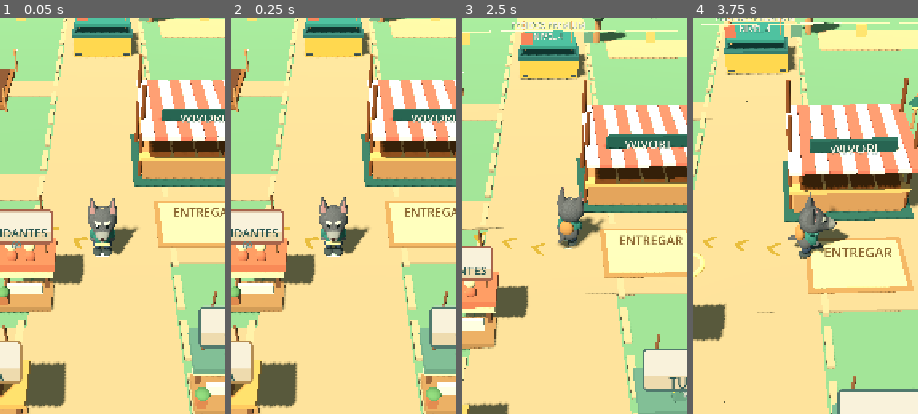
Above: before the commit, frames 1-4 (left to right).
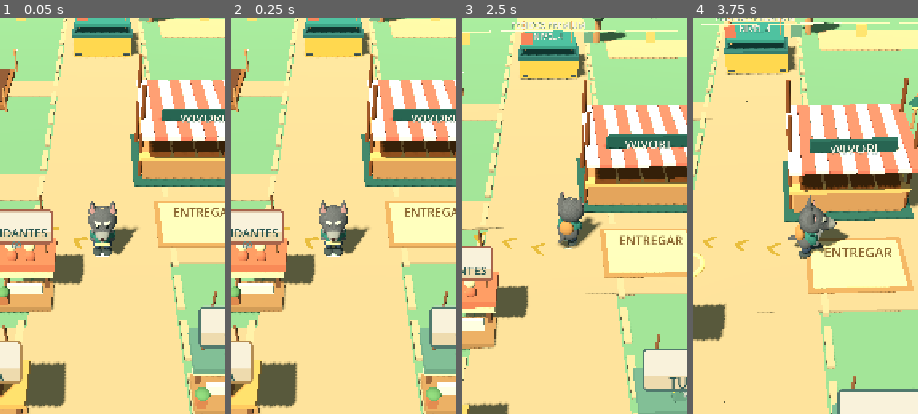
Above: after the commit, the same moments.

Repository: alejandropemamartinez-crypto/WivoriTrails
Game: Godot game, scene res://Main.tscn
Same seed, same stepped clock (60 frames per second), same inputs: the game is played once before the commit and once after it.
Inputs (mouse positions are % of the whole screen's width and height, from its top left):
- Up to frame 1 (0.05 s): no input
- Up to frame 2 (0.25 s): no input
- Up to frame 3 (2.5 s): click "SEÑALAR" at 0.5 s; click "VISTA" at 1.25 s; tap Enter at 2 s; drag from (17, 89) to (60, 27) at 2.02 s
- Up to frame 4 (3.75 s): drag from (30, 55) to (45, 70) at 2.77 s; move the mouse to (60, 27) at 3.52 s; hold D from 3.53 s (still down)
The pictures show only the part of the screen within x 27-77%, y 22-72%; the shares and areas given below are measured in that part.

The runs differ from the first frame. In frame 1, 0.2% of the frame differs, in the area x 39-59%, y 45-57%; in frame 2, 0.2%; in frame 3, 0.2%, in the area x 42-64%, y 42-55%; in frame 4, 0.2%.

Commit message:
Correct Scottie breed silhouette with shorter ears and physically layered sculpted beard tufts

Diff:
--- a/scripts/actor.gd
+++ b/scripts/actor.gd
@@ -81,9 +81,23 @@
 		# True Scottish Terrier: pointed upright triangular ears, not drooping puppy ears.
 		for x in [-.36,.36]:
 			var ear:=_pivot(Vector3(x,.35,-.065),head_root); ears.append(ear)
-			var tip:=_solid(ear,"cone",skin.darkened(.08),Vector3(0,.28,0),Vector3(.43,.80,.34))
-			tip.rotation.z=.09 if x<0 else -.09
-			_solid(ear,"cone",Color("#b78d91"),Vector3(0,.27,.16),Vector3(.23,.54,.048))
+			var tip:=_solid(ear,"cone",skin.darkened(.08),Vector3(0,.20,0),Vector3(.37,.58,.32))
+			tip.rotation.z=.07 if x<0 else -.07
+			_solid(ear,"cone",Color("#b78d91"),Vector3(0,.20,.145),Vector3(.20,.39,.041))
+		# A Scottie's most important identifying feature is its continuous
+		# shaggy chin and cheek beard, not a wide plain wolf muzzle.
+		for i in range(7):
+			var x: float=(float(i)-3.0)*.115
+			var middle: float=1.0-absf(x)/.55
+			var tuft:=_solid(head_root,"cone",skin.lightened(.23),
+				Vector3(x,-.402,.285),Vector3(.155,.42+.17*middle,.24))
+			tuft.rotation.z=PI
+			tuft.rotation.x=.14
+		for x in [-.34,.34]:
+			var side:=_solid(head_root,"cone",skin.lightened(.16),
+				Vector3(x,-.26,.20),Vector3(.20,.39,.30))
+			side.rotation.z=PI
+			side.rotation.y=-.22 if x<0 else .22
 	elif species=="rabbit":
 		for x in [-.25,.25]:
 			var ear:=_pivot(Vector3(x,.32,0),head_root); ears.append(ear)
